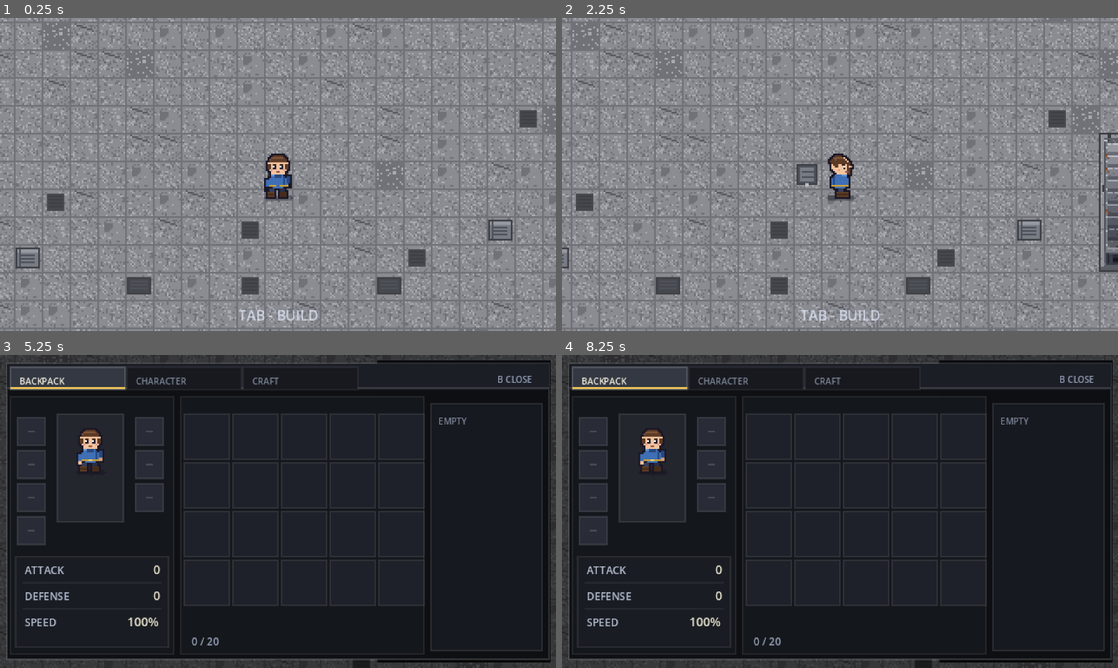
Above: before the commit, frames 1-4 (two rows, left to right).
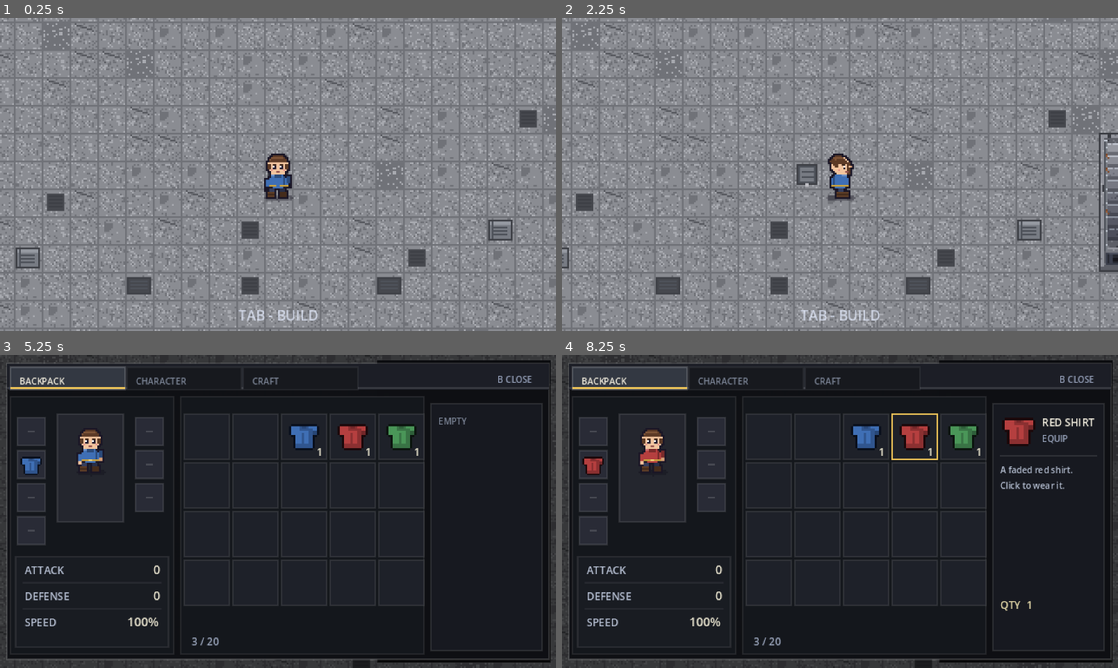
Above: after the commit, the same moments.

Repository: zhoucswift-cmd/pixel-survivor
Game: Godot game, scene res://scenes/base.tscn
Same seed, same stepped clock (60 frames per second), same inputs: the game is played once before the commit and once after it.
Inputs (mouse positions are in pixels of both pictures, inside the frame that each line leads up to):
- Up to frame 1 (0.25 s): no input
- Up to frame 2 (2.25 s): tap Enter at 0.5, 2 s; drag from (840, 174) to (895, 105) at 0.52 s; tap Space at 1.25 s; drag from (728, 190) to (812, 237) at 1.27 s; move the mouse to (895, 105) at 2.02 s; hold D (move_right) from 2.03 s (still down); hold E (interact) from 2.03 s (still down); click (895, 105) at 2.17 s
- Up to frame 3 (5.25 s): tap Tab (build_mode) at 2.3 s; release D (move_right) at 2.75 s; release E (interact) at 2.75 s; drag from (250, 574) to (111, 464) at 2.77 s; tap Space at 3.5 s; move the mouse to (444, 558) at 3.52 s; hold A (move_left) 3.53-4.25 s; hold Tab (build_mode) 3.53-4.25 s; tap U at 3.6 s; click (444, 558) at 3.67 s; drag from (111, 464) to (194, 433) at 4.27 s; tap Enter at 5 s; move the mouse to (305, 511) at 5.02 s; hold S (move_down) from 5.03 s (still down); hold Tab (build_mode) from 5.03 s (still down); tap B at 5.1 s; click (305, 511) at 5.17 s
- Up to frame 4 (8.25 s): release S (move_down) at 5.75 s; release Tab (build_mode) at 5.75 s; tap Space at 5.75 s; drag from (756, 433) to (728, 527) at 5.77 s; move the mouse to (962, 495) at 6.52 s; hold W (move_up) 6.53-7.25 s; hold Tab (build_mode) 6.53-7.25 s; tap J at 6.6 s; click (962, 495) at 6.67 s; drag from (728, 527) to (812, 574) at 7.27 s; move the mouse to (895, 442) at 8.02 s; hold S (move_down) from 8.03 s (still down); hold Tab (build_mode) from 8.03 s (still down); click (895, 442) at 8.17 s

The runs differ from the first frame. In frame 3, 1.2% of the frame differs, in the area x 3-76%, y 22-93%; in frame 4, 2.4%, in the area x 3-96%, y 18-93%.

Commit message:
feat: 装备衣服改变角色外观（蓝/红/绿衬衫，点背包格子即穿）

Diff:
--- a/scripts/game_state.gd
+++ b/scripts/game_state.gd
@@ -1,11 +1,22 @@
 extends Node
-## 跨场景的小状态：从草地回基地时让玩家出现在楼梯上；以及背包里的资源数量。
+## 跨场景的小状态：从草地回基地时让玩家出现在楼梯上；背包资源；当前穿的衣服。
 
 var base_spawn_at_stairs := false
 
 ## 资源（击杀僵尸掉落）
 var cloth := 0
 var rope := 0
+
+## 可穿的衣服：id -> 颜色
+const JACKET_COLORS := {
+	"blue": Color8(63, 111, 181),
+	"red": Color8(181, 63, 63),
+	"green": Color8(74, 150, 88),
+	"yellow": Color8(214, 178, 62),
+}
+
+## 当前穿的哪件
+var equipped_jacket := "blue"
 
 
 func add_item(item: String, amount := 1) -> void:
@@ -19,3 +30,8 @@
 func reset_items() -> void:
 	cloth = 0
 	rope = 0
+
+
+## 当前衣服的颜色
+func jacket_color() -> Color:
+	return JACKET_COLORS.get(equipped_jacket, JACKET_COLORS["blue"])
--- a/scripts/inventory_ui.gd
+++ b/scripts/inventory_ui.gd
@@ -12,6 +12,24 @@
 		"id": "rope", "name": "ROPE", "type": "MATERIAL",
 		"tex": "res://assets/base/rope.png",
 		"desc": ["Coiled hemp rope.", "Used for crafting", "and repairs."],
+	},
+	{
+		"id": "shirt_blue", "name": "BLUE SHIRT", "type": "EQUIP",
+		"tex": "res://assets/base/shirt.png", "tint": Color8(63, 111, 181),
+		"equip": "blue", "own": true,
+		"desc": ["A worn blue shirt.", "Click to wear it."],
+	},
+	{
+		"id": "shirt_red", "name": "RED SHIRT", "type": "EQUIP",
+		"tex": "res://assets/base/shirt.png", "tint": Color8(181, 63, 63),
+		"equip": "red", "own": true,
+		"desc": ["A faded red shirt.", "Click to wear it."],
+	},
+	{
+		"id": "shirt_green", "name": "GREEN SHIRT", "type": "EQUIP",
+		"tex": "res://assets/base/shirt.png", "tint": Color8(74, 150, 88),
+		"equip": "green", "own": true,
+		"desc": ["A grass-stained shirt.", "Click to wear it."],
 	},
 ]
 
@@ -113,10 +131,30 @@
 	return Rect2(78, 36 + float(index - 4) * (EQUIP + 3.0), EQUIP, EQUIP)
 
 
+## 点物品：能穿的直接穿上，角色外观立刻变
+func _try_equip(index: int) -> void:
+	if index < 0 or index >= ITEMS.size():
+		return
+	var data: Dictionary = ITEMS[index]
+	if not data.has("equip"):
+		return
+	if _gs != null:
+		_gs.equipped_jacket = data["equip"]
+	var p = get_tree().current_scene.get_node_or_null("Player") if get_tree().current_scene != null else null
+	if p != null and p.has_method("apply_look"):
+		p.apply_look(_gs.jacket_color() if _gs != null else Color(0, 0, 0, 0))
+	_refresh_stats()
+
+
 func _count_of(index: int) -> int:
-	if _gs == null or index < 0 or index >= ITEMS.size():
+	if index < 0 or index >= ITEMS.size():
 		return 0
-	return int(_gs.get(ITEMS[index]["id"]))
+	var data: Dictionary = ITEMS[index]
+	if data.has("own"):
+		return 1
+	if _gs == null:
+		return 0
+	return int(_gs.get(data["id"]))
 
 
 func _input(event: InputEvent) -> void:
@@ -134,6 +172,7 @@
 		for i in ITEMS.size():
 			if _slot_rect(i).has_point(event.position):
 				_selected = i
+				_try_equip(i)
 				queue_redraw()
 				get_viewport().set_input_as_handled()
 				return
@@ -181,15 +220,24 @@
 	# 人物框
 	draw_rect(CHAR_BOX, Color(0.14, 0.15, 0.18, 1.0))
 	draw_rect(CHAR_BOX, Color(1, 1, 1, 0.10), false, 1.0)
-	if _sheet != null:
-		draw_texture_rect_region(_sheet, Rect2(CHAR_BOX.position + Vector2(3, 4), Vector2(32, 32)),
+	var preview_sheet: Texture2D = _sheet
+	if _player != null and _player.get("look_sheet") != null:
+		preview_sheet = _player.look_sheet
+	if preview_sheet != null:
+		draw_texture_rect_region(preview_sheet, Rect2(CHAR_BOX.position + Vector2(3, 4), Vector2(32, 32)),
 			Rect2(0, 0, 32, 32))
 
 	# 装备格（左 4：帽子/外套/裤子/鞋；右 3：武器/背包/饰品）
+	var shirt_tex: Texture2D = _textures[3]     # ITEMS 里第一件 shirt
 	for i in 7:
 		var r := _equip_rect(i)
 		draw_rect(r, Color(0.16, 0.17, 0.21, 1.0))
 		draw_rect(r, Color(1, 1, 1, 0.10), false, 1.0)
+		if i == 1 and _gs != null and shirt_tex != null:
+			# 外套格：画出当前穿的衣服颜色
+			draw_texture_rect(shirt_tex, Rect2(r.position + Vector2(1, 1), Vector2(EQUIP - 2, EQUIP - 2)),
+				false, _gs.jacket_color())
+			continue
 		# 空格子中间一个小横线，表示没装备
 		draw_line(r.position + Vector2(6, EQUIP * 0.5), r.position + Vector2(EQUIP - 6, EQUIP * 0.5),
 			Color(1, 1, 1, 0.14), 1.0)
@@ -234,7 +282,8 @@
 		var box := Vector2(SLOT - 6.0, SLOT - 6.0)
 		var fit := minf(box.x / tex.get_width(), box.y / tex.get_height())
 		var draw_size := Vector2(tex.get_width(), tex.get_height()) * fit
-		draw_texture_rect(tex, Rect2(r.position + (Vector2(SLOT, SLOT) - draw_size) * 0.5 + Vector2(0, -1), draw_size), false)
+		var tint: Color = ITEMS[i].get("tint", Color(1, 1, 1))
+		draw_texture_rect(tex, Rect2(r.position + (Vector2(SLOT, SLOT) - draw_size) * 0.5 + Vector2(0, -1), draw_size), false, tint)
 		var cnt := str(_count_of(i))
 		var cs := font.get_string_size(cnt, HORIZONTAL_ALIGNMENT_LEFT, -1, 6)
 		draw_string(font, Vector2(r.position.x + r.size.x - cs.x - 2.0, r.position.y + r.size.y - 2.0),
@@ -253,7 +302,8 @@
 	if _selected >= 0 and _selected < ITEMS.size() and _count_of(_selected) > 0:
 		var data: Dictionary = ITEMS[_selected]
 		var tex: Texture2D = _textures[_selected]
-		draw_texture_rect(tex, Rect2(DETAIL.position + Vector2(4, 4), Vector2(22, 22)), false)
+		var tint2: Color = data.get("tint", Color(1, 1, 1))
+		draw_texture_rect(tex, Rect2(DETAIL.position + Vector2(4, 4), Vector2(22, 22)), false, tint2)
 		draw_string(font, Vector2(DETAIL.position.x + 28.0, DETAIL.position.y + 13.0),
 			data["name"], HORIZONTAL_ALIGNMENT_LEFT, -1, 6, Color(0.98, 0.96, 0.9, 0.98))
 		draw_string(font, Vector2(DETAIL.position.x + 28.0, DETAIL.position.y + 22.0),
--- a/scripts/player.gd
+++ b/scripts/player.gd
@@ -24,6 +24,10 @@
 ## 建造模式（手里拿蓝图 + 扳手）
 const SHEET_BUILD_PATH := "res://assets/character_sheet_build.png"
 const FRAME_SIZE := Vector2i(32, 32)
+## 角色衣服的三个原始色阶（换衣服时按这些色替换）
+const SHIRT_DARK := Color8(40, 72, 128)
+const SHIRT_MID := Color8(63, 111, 181)
+const SHIRT_LIGHT := Color8(104, 152, 220)
 const WALK_FPS := 10.0
 const SHOOT_FPS := 12.0
 const DIRS := {"down": 0, "up": 7, "left": 14, "right": 21}
@@ -79,6 +83,10 @@
 var _frames_baked: SpriteFrames
 var _frames_unarmed: SpriteFrames
 var _frames_build: SpriteFrames
+## 当前衣服颜色（a=0 表示默认蓝）
+var _look_base := Color(0, 0, 0, 0)
+## 染色后的站立表（背包预览用）
+var look_sheet: Texture2D = null
 ## 基地建造模式：手里拿蓝图和扳手
 var build_mode := false
 var _reloading := false
@@ -111,6 +119,7 @@
 	_sprite.sprite_frames = _frames_plain
 	_sprite.play("idle_down")
 	_sprite.animation_finished.connect(_on_animation_finished)
+	apply_look(GameState.jacket_color())
 
 	var shell := Image.create(2, 2, false, Image.FORMAT_RGBA8)
 	shell.fill(Color(0.86, 0.67, 0.28))
@@ -575,8 +584,67 @@
 
 
 ## 把横向精灵表切成 12 个动画（4 方向 × idle/walk/shoot）
-func _build_sprite_frames(path: String) -> SpriteFrames:
+## 换衣服：按颜色把所有身体贴图重新上色（a=0 表示恢复默认）
+func apply_look(base: Color) -> void:
+	if base == _look_base:
+		return
+	_look_base = base
+	var use := base.a > 0.0
+	look_sheet = _recolor_texture(load(SHEET_PATH), base) if use else load(SHEET_PATH)
+	_frames_plain = _build_sprite_frames(SHEET_PATH, base if use else Color(0, 0, 0, 0))
+	_frames_baked = _build_sprite_frames(SHEET_BAKED_PATH, base if use else Color(0, 0, 0, 0))
+	_frames_unarmed = _build_sprite_frames(SHEET_UNARMED_PATH, base if use else Color(0, 0, 0, 0))
+	_frames_build = _build_sprite_frames(SHEET_BUILD_PATH, base if use else Color(0, 0, 0, 0))
+
+	# 重新套用当前应该显示的贴图
+	if not armed:
+		_set_body_sheet(_frames_build if build_mode else _frames_unarmed)
+	elif using_baked():
+		_set_body_sheet(_frames_baked)
+	else:
+		_set_body_sheet(_frames_plain)
+
+
+## 颜色 -> 整数 key
+func _color_key(c: Color) -> int:
+	return c.r8 | (c.g8 << 8) | (c.b8 << 16)
+
+
+## 把贴图里衣服的三个色阶换成新颜色
+func _recolor_texture(texture: Texture2D, base: Color) -> Texture2D:
+	var img: Image = texture.get_image()
+	if img == null:
+		return texture
+	if img.get_format() != Image.FORMAT_RGBA8:
+		img.convert(Image.FORMAT_RGBA8)
+	var data: PackedByteArray = img.get_data()
+
+	var dark := base.darkened(0.32)
+	var light := base.lightened(0.28)
+	# 用整数当 key（Array 在字典里是按引用比较的，不能直接拿来当 key）
+	var table := {
+		_color_key(SHIRT_DARK): [dark.r8, dark.g8, dark.b8],
+		_color_key(SHIRT_MID): [base.r8, base.g8, base.b8],
+		_color_key(SHIRT_LIGHT): [light.r8, light.g8, light.b8],
+	}
+	for i in range(0, data.size(), 4):
+		if data[i + 3] == 0:
+			continue
+		var key: int = data[i] | (data[i + 1] << 8) | (data[i + 2] << 16)
+		if table.has(key):
+			var c: Array = table[key]
+			data[i] = c[0]
+			data[i + 1] = c[1]
+			data[i + 2] = c[2]
+	var out := Image.create_from_data(img.get_width(), img.get_height(), false,
+		Image.FORMAT_RGBA8, data)
+	return ImageTexture.create_from_image(out)
+
+
+func _build_sprite_frames(path: String, tint := Color(0, 0, 0, 0)) -> SpriteFrames:
 	var texture: Texture2D = load(path)
+	if tint.a > 0.0:
+		texture = _recolor_texture(texture, tint)
 	var frames := SpriteFrames.new()
 	frames.remove_animation("default")
 
Binary file added: assets/base/shirt.aseprite
Binary file added: assets/base/shirt.png
Not shown, added: assets/base/shirt.png.import
Binary file changed: docs/screenshots/backpack.png
Binary file added: docs/screenshots/look_blue.png
Binary file added: docs/screenshots/look_green.png
Binary file added: docs/screenshots/look_red.png
